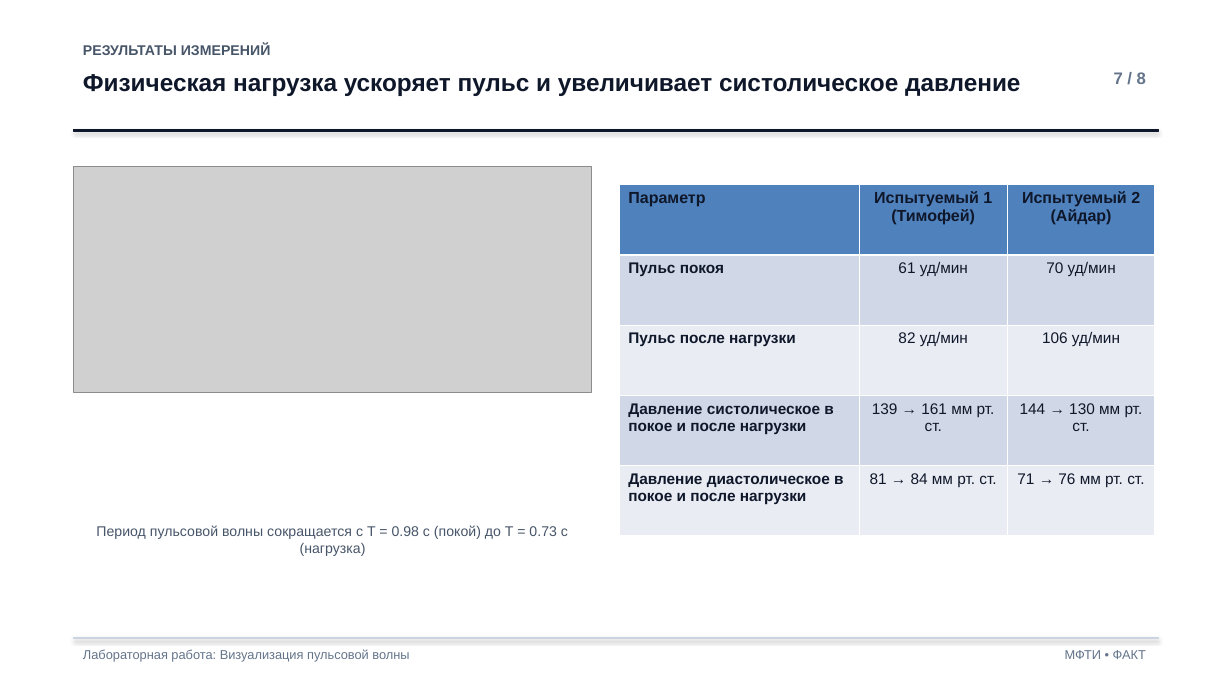
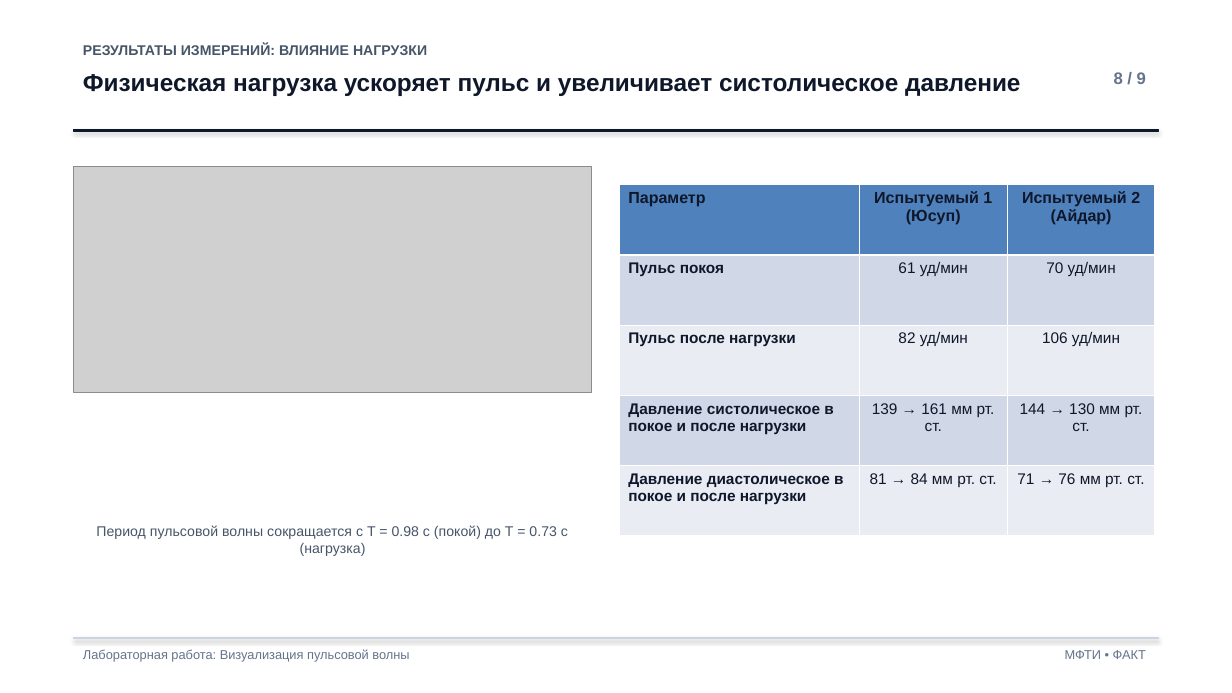
Before and after one commit to feliksnuergaliev/bloodlab, a slide deck: slide 8 of blood/report/presentation.pptx (slide 7 before the commit). Drawn at 1232x693 pixels with LibreOffice and Linux fonts; fonts in the diff are those of the drawing; grey boxes stand for pictures. Boxes give left, top, right and bottom in pixels: in the first picture for what was removed or moved away, otherwise in the second. Text is boxed around its words. In the diff, an @@ line names an element or a change of style, - is before the commit and + after.

```diff
--- a/blood/report/presentation.pptx
+++ b/blood/report/presentation.pptx
@@ text at <box>83,44,427,55</box>: text changed @@
-РЕЗУЛЬТАТЫ ИЗМЕРЕНИЙ
+РЕЗУЛЬТАТЫ ИЗМЕРЕНИЙ: ВЛИЯНИЕ НАГРУЗКИ
@@ text at <box>1114,72,1146,84</box>: text changed @@
-7 / 8
+8 / 9
@@ table at <box>619,185,1155,536</box> @@
-row 1, column 2: Испытуемый 1 (Тимофей)
+row 1, column 2: Испытуемый 1 (Юсуп)
```
Also in this commit, not shown: 7 other slides changed, 1 slide added, 1 other file.
